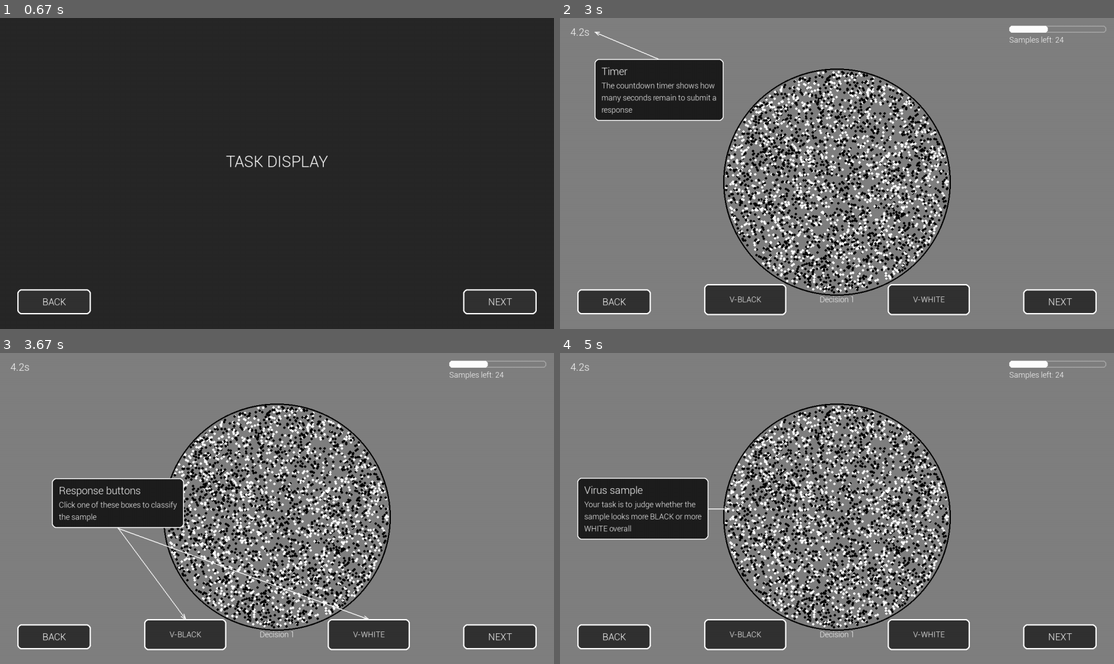
Above: before the commit, frames 1-4 (two rows, left to right).
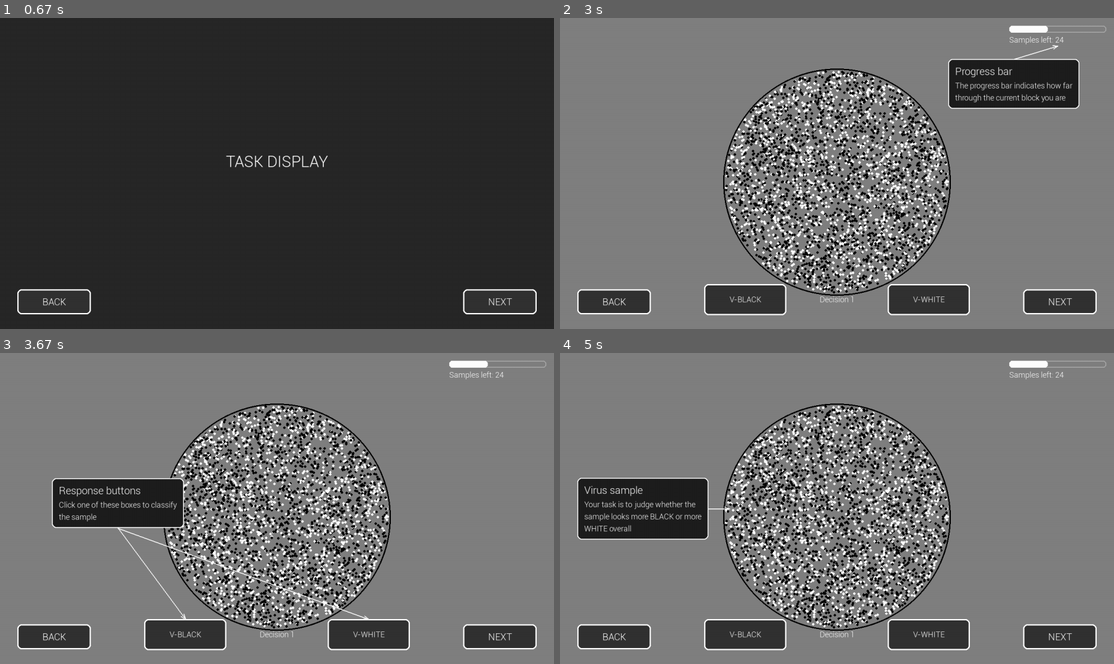
Above: after the commit, the same moments.

Repository: russell-j-boag/pygame_virus
Game: pygame game, started from python/instructions.py
Same seed, same stepped clock (60 frames per second), same inputs: the game is played once before the commit and once after it.
Inputs:
- Up to frame 1 (0.67 s): hold Right from 0.33 s (still down)
- Up to frame 2 (3 s): release Right at 0.8 s; click "NEXT" at 0.88 s; hold Right 1.17-1.63 s; hold Left 1.67-2.2 s; hold Right 2.23-2.63 s; hold Right from 2.67 s (still down)
- Up to frame 3 (3.67 s): release Right at 3.3 s; hold Left from 3.33 s (still down)
- Up to frame 4 (5 s): release Left at 3.8 s; hold Right 3.83-4.3 s; hold Left 4.33-4.8 s; hold Left from 4.83 s (still down)

Frame 1 is identical in both runs. In frame 2, 8.3% of the frame differs, in the area x 1-94%, y 3-34%; in frame 3, less than 0.1%; in frame 4, less than 0.1%.

Commit message:
Remove timer instruction slide

Diff:
--- a/python/instructions.py
+++ b/python/instructions.py
@@ -100,10 +100,6 @@
     {
         "kind": "example_task_display",
         "callout": "responses",
-    },
-    {
-        "kind": "example_task_display",
-        "callout": "timer",
     },
     {
         "kind": "example_task_display",
@@ -578,16 +574,6 @@
     # background
     screen.fill(BG)
 
-    # countdown timer (top-left)
-    timer_rect = draw_countdown_timer(
-        surface=screen,
-        font=font_body,
-        ms_left=4200,
-        x=PB_PAD,
-        y=PB_PAD,
-        color=WHITE,
-    )
-
     # progress bar (top-right)
     draw_progress_bar(screen, trials_left=24, total_trials=40)
 
@@ -618,7 +604,6 @@
     return {
         "dish_center": center,
         "dish_radius": DISH_RADIUS,
-        "timer_rect": timer_rect,
         "progress_anchor": (
             WIDTH - PB_PAD - PB_W // 2,
             PB_PAD + PB_H + font_small.get_height() + S(8),
@@ -650,32 +635,7 @@
     callout_body_font = font_small
     AID_ARROW_PAD = S(12)
 
-    if callout == "timer":
-        timer_title = "Timer"
-        timer_body = "The countdown timer shows how many seconds remain to submit a response"
-        tw, th = measure_callout_box(timer_title, timer_body, callout_title_font, callout_body_font)
-        rect_timer = pygame.Rect(S(80), S(95), tw, th)
-        draw_callout_box(
-            screen,
-            timer_title,
-            timer_body,
-            rect_timer,
-            callout_title_font,
-            callout_body_font,
-        )
-        target = (
-            meta["timer_rect"].midright[0] + AID_ARROW_PAD,
-            meta["timer_rect"].midright[1],
-        )
-        draw_arrow(
-            screen,
-            rect_timer.midtop,
-            target,
-            color=WHITE,
-            width=max(1, S(2)),
-        )
-
-    elif callout == "stimulus":
+    if callout == "stimulus":
         stim_title = "Virus sample"
         stim_body = "Your task is to judge whether the sample looks more BLACK or more WHITE overall"
         sw, sh = measure_callout_box(stim_title, stim_body, callout_title_font, callout_body_font)
@@ -987,21 +947,6 @@
 
     random.shuffle(dots)
     return dots, n_vblack, n_vwhite
-
-
-def draw_countdown_timer(surface, font, ms_left, x, y, color=WHITE):
-    """
-    Draws a countdown timer (seconds remaining) at (x,y) top-left anchored.
-    Returns the text rect.
-    """
-    sec_left = max(0.0, ms_left / 1000.0)
-    txt = f"{sec_left:4.1f}s"
-    img = font.render(txt, True, color)
-
-    rect = img.get_rect(topleft=(x, y))
-    surface.blit(img, rect)
-
-    return rect
 
 
 def draw_petri_dish(surface, center, radius):
